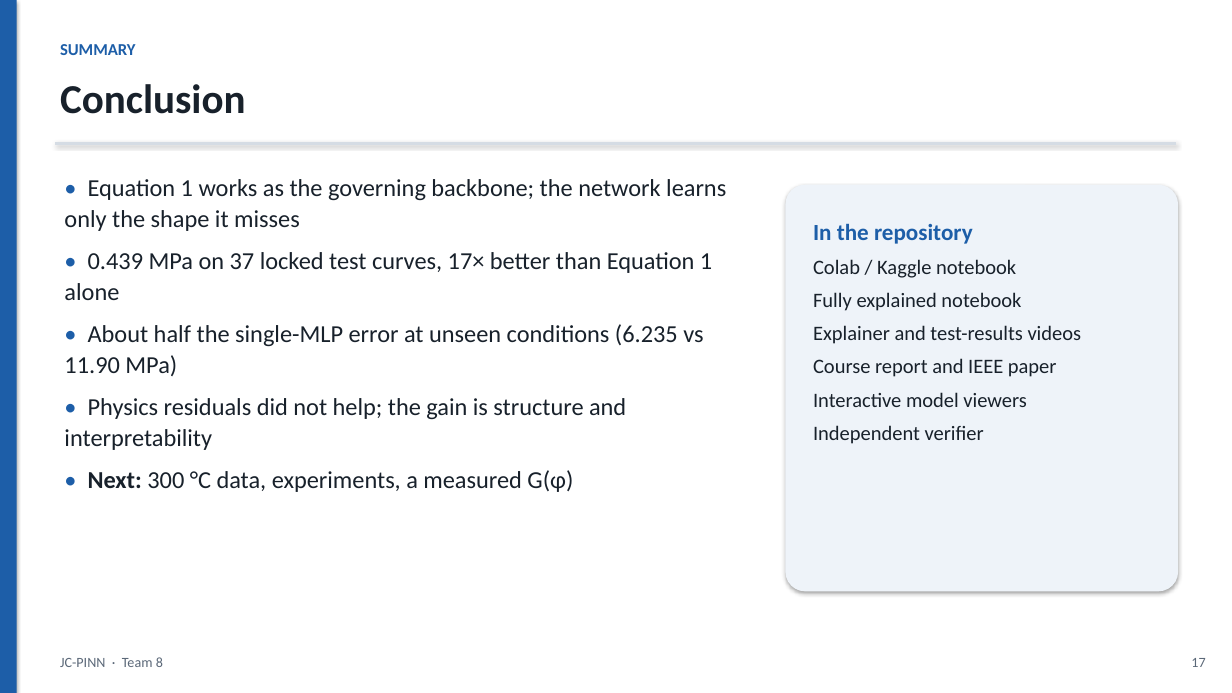
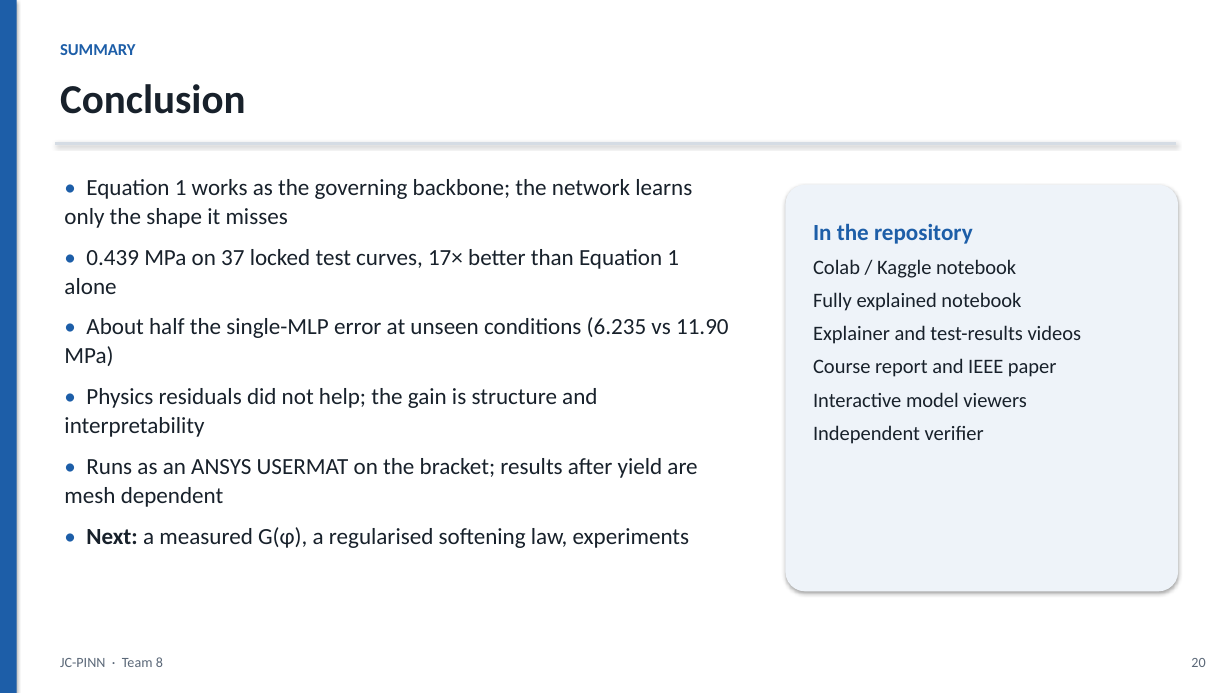
Before and after one commit to SaravananRamar06/MMM-ML, a slide deck: slide 20 of presentation/JC-PINN.pptx (slide 17 before the commit). Drawn at 1232x693 pixels with LibreOffice and Linux fonts; fonts in the diff are those of the drawing. Boxes give left, top, right and bottom in pixels: in the first picture for what was removed or moved away, otherwise in the second. Text is boxed around its words. In the diff, an @@ line names an element or a change of style, - is before the commit and + after.

```diff
--- a/presentation/JC-PINN.pptx
+++ b/presentation/JC-PINN.pptx
@@ text at <box>64,179,729,437</box>: size 19 to 18 pt in "• Equation 1 works as the governing ...", "• 0.439 MPa on 37 locked test ...", "• About half the single-MLP error at ...", "• Physics residuals did not help; the ..." @@
@@ text at <box>64,458,697,548</box>: text changed; size 19 to 18 pt @@
-• Next: 300 °C data, experiments, a measured G(φ)
+• Runs as an ANSYS USERMAT on the bracket; results after yield are mesh dependent
+• Next: a measured G(φ), a regularised softening law, experiments
@@ text at <box>1191,658,1205,667</box>: text changed @@
-17
+20
```
Also in this commit, not shown: 2 other slides changed, 3 slides added, 3 other files.
